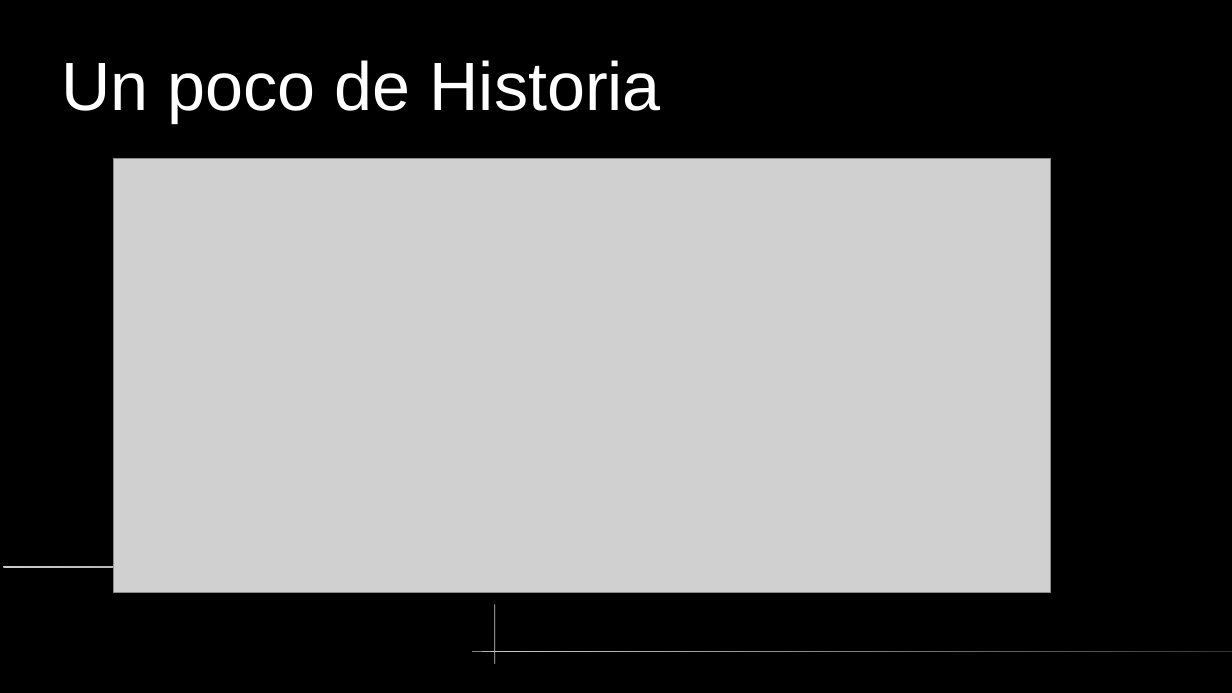
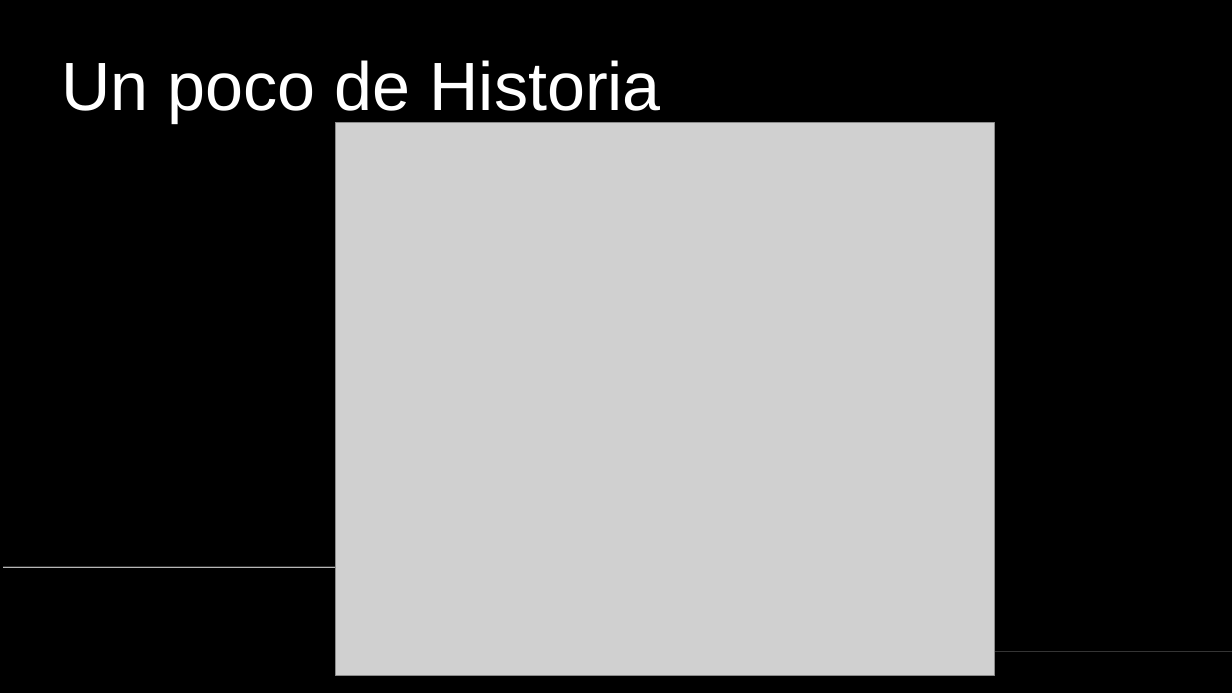
Before and after one commit to eamanu/Talks, a slide deck: slide 3 of 2024/MiniDebConf_SantaFe2024/ComunidadDebian/ComunidadDebian.odp. Drawn at 1232x693 pixels with LibreOffice and Linux fonts; fonts in the diff are those of the drawing; grey boxes stand for pictures. Boxes give left, top, right and bottom in pixels: in the first picture for what was removed or moved away, otherwise in the second. Text is boxed around its words. In the diff, an @@ line names an element or a change of style, - is before the commit and + after.

```diff
--- a/2024/MiniDebConf_SantaFe2024/ComunidadDebian/ComunidadDebian.odp
+++ b/2024/MiniDebConf_SantaFe2024/ComunidadDebian/ComunidadDebian.odp
@@ picture: place and size @@
-picture at <box>113,158,1051,593</box>
+picture at <box>335,123,995,675</box>
@@ freeform shape removed at <box>494,605,495,664</box> @@
```
Also in this commit, not shown: 2 other slides changed, 6 slides added, 1 slide removed.
